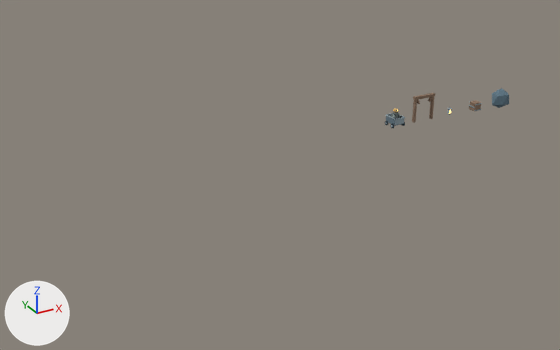
The Blender file assets/source/quiet-mine-kit.blend, before and after one commit.
Camera for both pictures: a 50 mm lens placed at (-52.0, -67.2, 30.6), pointed at (-14.1, 1.6, -3.8). Lighting does not change. The marker at lower left points along +X, +Y and +Z. The older version comes first.

Objects in the first picture: 'Rock mass' and 6 more.
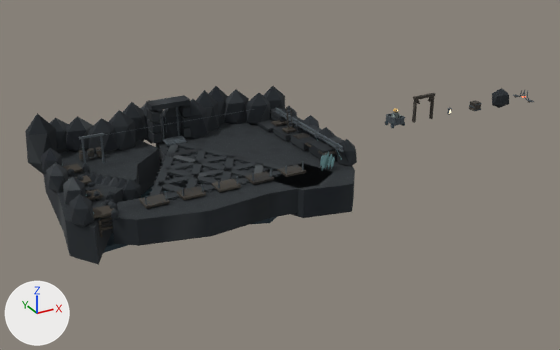
The newer file is also turned or shifted as a whole; pictures and numbers use the older file's frame.

Where the change shows, as pixel boxes [x1, y1, x2, y2] in the pictures (560 x 350 px):
'West hanging shelf', added
    after: [25, 86, 357, 265]
'Crushed-stone track bed', added
    after: [150, 143, 284, 200]
'Weathered east catwalk', added
    after: [62, 107, 337, 237]
'Bridge undergirder', added
    after: [79, 107, 344, 205]
'Fault bed', added
    after: [104, 166, 304, 253]
'Rock mass', surface changed (blue to black)
    both: [492, 88, 509, 108]
'Bridge lattice', added (mostly hidden)
    after: [79, 107, 339, 193]
'Copper crystal', added
    after: [62, 137, 342, 214]
'Subterranean water', added (mostly hidden)
    after: [141, 184, 168, 198]

The change in detail:
Picture 'shale.png' (img_shale_png) is new.
Picture 'gravel.png' (img_gravel_png) is new.
Picture 'floor.png' (img_floor_png) is new.
In material 'Rock' (mat_rock), base_color is no longer (0.11, 0.18, 0.23), blue #5d7684.
In material 'Rock' (mat_rock), texture is now set to img_shale_png.
Material 'Oxidized copper veins' (mat_oxidized_copper_veins) is new.
Its base color is (0.11, 0.22, 0.23) (cyan #5d8184).
Its roughness is 0.95.
Its emission color is (0.11, 0.22, 0.23) (cyan #5d8184).
Its emission strength is 0.06.
Material 'Ballast' (mat_ballast) is new.
Its texture is img_gravel_png.
Its roughness is 0.95.
Material 'Still drainage water' (mat_still_drainage_water) is new.
Its base color is (0.025, 0.055, 0.07) (dark cyan #2c424b).
Its roughness is 0.28.
Material 'Ground stone' (mat_ground_stone) is new.
Its texture is img_floor_png.
Its roughness is 0.95.
Mesh me_icosphere_024 is new.
It has 148 vertices, 188 faces and spans x -145.0..17.0, y -4.0..84.0, z -5.0..1.0.
It uses material mat_oxidized_copper_veins (cyan #5d8184).
Mesh me_cube_383 is new.
It has 616 vertices, 450 faces and spans x -25.2..0.9, y -1.6..12.9, z -2.6..2.3.
It uses material mat_timber (picture img_timber_png).
Mesh me_cube_248 is new.
It has 760 vertices, 570 faces and spans x -8.0..17.8, y -0.8..6.2, z -7.0..12.2.
It uses material mat_rim___slate (picture img_iron_png_001).
Mesh me_cube_247 is new.
It has 688 vertices, 492 faces and spans x -9.2..17.9, y -2.7..4.4, z -7.9..14.0.
It uses material mat_iron___charcoal (picture img_iron_png).
Mesh me_cube_037 is new.
It has 240 vertices, 180 faces and spans x -0.4..12.7, y -0.1..0.1, z -2.2..12.9.
It uses material mat_ballast (picture img_gravel_png).
Mesh me_subterranean_water is new.
It has 14 vertices, 9 faces and spans x -10.8..4.8, y -5.3..6.7, z -3.9..-3.8.
It uses material mat_still_drainage_water (dark cyan #2c424b).
Mesh me_fault_bed is new.
It has 256 vertices, 190 faces and spans x -13.0..8.1, y -7.0..8.0, z -4.4..0.2.
It uses material mat_deep_shadow (dark blue #2c3c45).
Mesh me_west_hanging_shelf is new.
It has 2210 vertices, 2119 faces and spans x -15.2..15.0, y -10.8..12.7, z -3.8..4.7.
Faces by material slot: [2116, 3].
It uses material mat_rock (picture img_shale_png).
It uses material mat_ground_stone (picture img_floor_png).
Object 'Copper crystal' (ob_copper_crystal) is new; it shows me_icosphere_024.
Its location is (-13.69, -6.67, 0.7).
Its rotation in degrees is (0, 11, 0).
Its scale is (0.16, 0.16, 0.99).
Object 'Weathered east catwalk' (ob_weathered_east_catwalk) is new; it shows me_cube_383.
Its location is (-12.0, -5.2, 0.78).
Object 'Bridge lattice' (ob_bridge_lattice) is new; it shows me_cube_248.
Its location is (-24.8, 6.41, -0.71).
Its rotation in degrees is (114, 0, -30).
Object 'Bridge undergirder' (ob_bridge_undergirder) is new; it shows me_cube_247.
Its location is (-24.92, 5.62, -0.4).
Its rotation in degrees is (90, 0, -30).
Object 'Crushed-stone track bed' (ob_crushed_stone_track_bed) is new; it shows me_cube_037.
Its location is (-24.92, 5.62, -0.08).
Its rotation in degrees is (90, 0, -30).
Object 'Subterranean water' (ob_subterranean_water) is new; it shows me_subterranean_water.
Its location is (-24.0, 0.0, 0.0).
Object 'Fault bed' (ob_fault_bed) is new; it shows me_fault_bed.
Its location is (-24.0, 0.0, 0.0).
Object 'West hanging shelf' (ob_west_hanging_shelf) is new; it shows me_west_hanging_shelf.
Its location is (-24.0, 0.0, 0.0).
